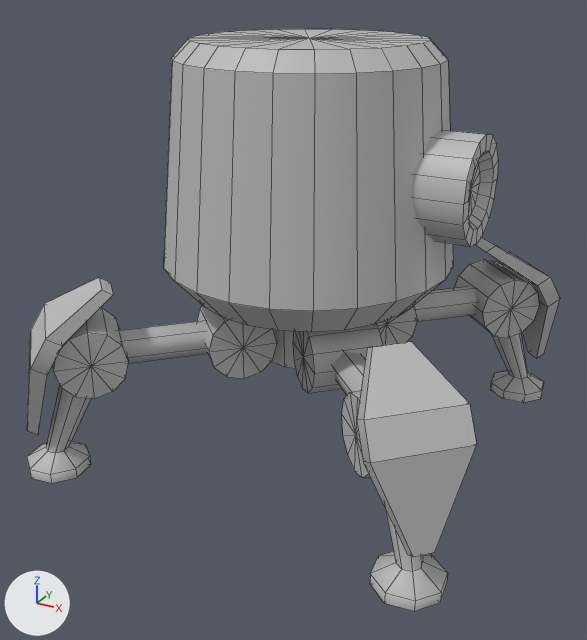
The FBX model Assets/SampleModels/Robot/robot_01.fbx: old version first, new version second.
Both versions are drawn from a camera (50 mm lens) standing at (0.785, -1.492, 1.011) and looking at (0.002, -0.068, 0.299). Every picture has the same lights, and +X, +Y and +Z are marked at lower left. Mesh edges are drawn as thin lines. Where no turn or scale is listed for an object, it has been applied to the vertices.

Objects in the first picture: 'enemies_robot_01'.
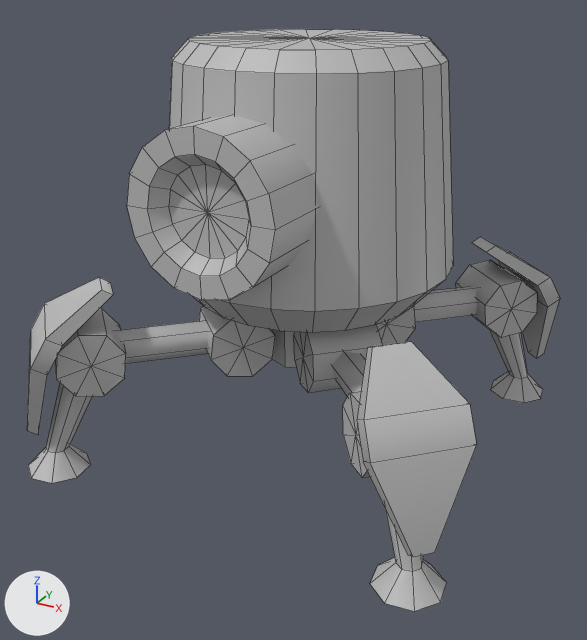
Location of each change, [x1, y1, x2, y2] in pixels of the pictures (587 x 640 px; the box of a moved part takes in the faces that stretch with it):
part 1 of me_mesh, moved or reshaped: before [412, 130, 498, 246]; after [127, 115, 318, 300]
part 2 of me_mesh, rebuilt: before [271, 330, 296, 369]; after [272, 330, 296, 368]
part 3 of me_mesh, moved or reshaped: before [27, 259, 544, 611]; after [55, 260, 537, 478]

Diff of the bpy script that builds the scene:
```diff
--- a/Assets/SampleModels/Robot/robot_01.fbx.py
+++ b/Assets/SampleModels/Robot/robot_01.fbx.py
@@ me_mesh @@
 # used by ob_enemies_robot_01; location = (0.0, 0.0, 0.0)
-me_mesh.from_pydata(...)  # 640 vertices, 704 faces; spans x -0.498..0.498, y -0.498..0.498, z 0.0..0.876
+me_mesh.from_pydata(...)  # 531 vertices, 528 faces; spans x -0.498..0.498, y -0.498..0.498, z 0.0..0.876
+# me_mesh part 1: the loose piece of 65 vertices spanning x 0.217..0.369, y -0.107..0.107, z 0.51..0.723 is turned -90 degrees about the z axis through its middle and scaled by 1.43, then moved by (-0.293, -0.293, 0.0)
+# me_mesh part 2: the loose piece of 25 vertices spanning x -0.107..0.107, y -0.107..0.107, z 0.2..0.363 is rebuilt with 16 vertices and now spans x -0.105..0.105, y -0.105..0.105, z 0.2..0.363
+# me_mesh part 3: 56 vertices moved within x -0.313..0.313, y -0.313..0.313, z 0.354..0.876; 228 vertices removed from x -0.48..0.48, y -0.48..0.48, z 0.0..0.34; 128 vertices added at x -0.453..0.453, y -0.453..0.453, z 0.196..0.337
 me_mesh.materials.append(mat_lambert2)
```
